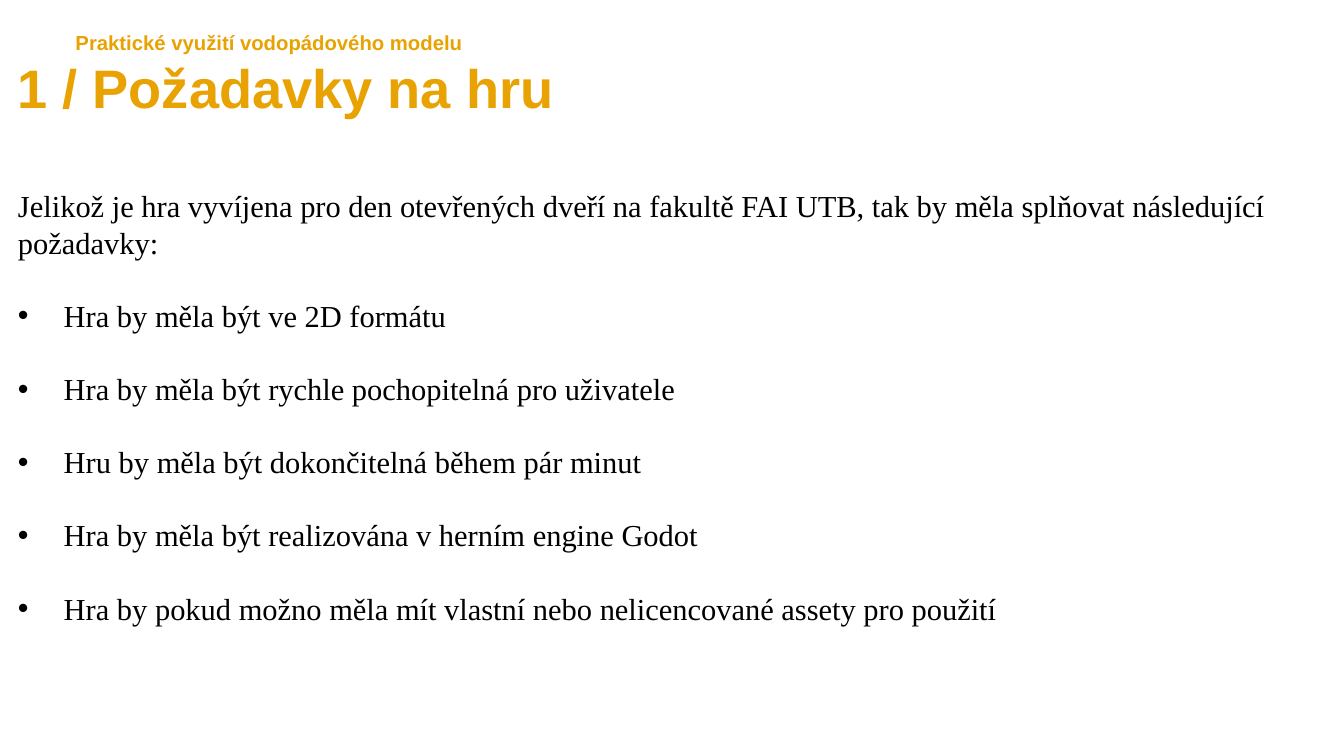
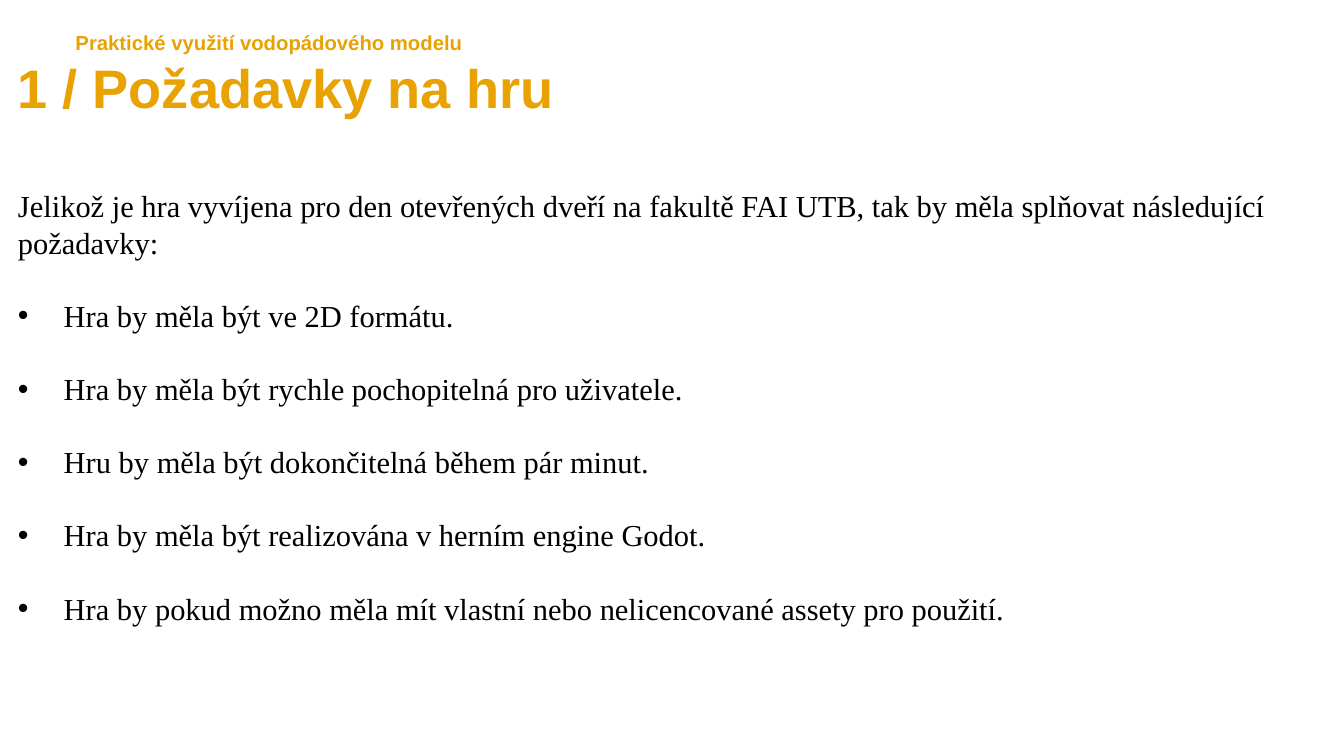
Before and after one commit to marecekroman/GregGame, a slide deck: slide 3 of Gregs Game.pptx. Drawn at 1344x756 pixels with LibreOffice and Linux fonts; fonts in the diff are those of the drawing. Boxes give left, top, right and bottom in pixels: in the first picture for what was removed or moved away, otherwise in the second. Text is boxed around its words. In the diff, an @@ line names an element or a change of style, - is before the commit and + after.

```diff
--- a/Gregs Game.pptx
+++ b/Gregs Game.pptx
@@ text at [64, 305, 1004, 626]: text changed @@
-• Hra by měla být ve 2D formátu
-• Hra by měla být rychle pochopitelná pro uživatele
-• Hru by měla být dokončitelná během pár minut
-• Hra by měla být realizována v herním engine Godot
-• Hra by pokud možno měla mít vlastní nebo nelicencované assety pro použití
+• Hra by měla být ve 2D formátu.
+• Hra by měla být rychle pochopitelná pro uživatele.
+• Hru by měla být dokončitelná během pár minut.
+• Hra by měla být realizována v herním engine Godot.
+• Hra by pokud možno měla mít vlastní nebo nelicencované assety pro použití.
```
Also in this commit, not shown: 7 other slides changed, 1 slide added, 1 other file.
